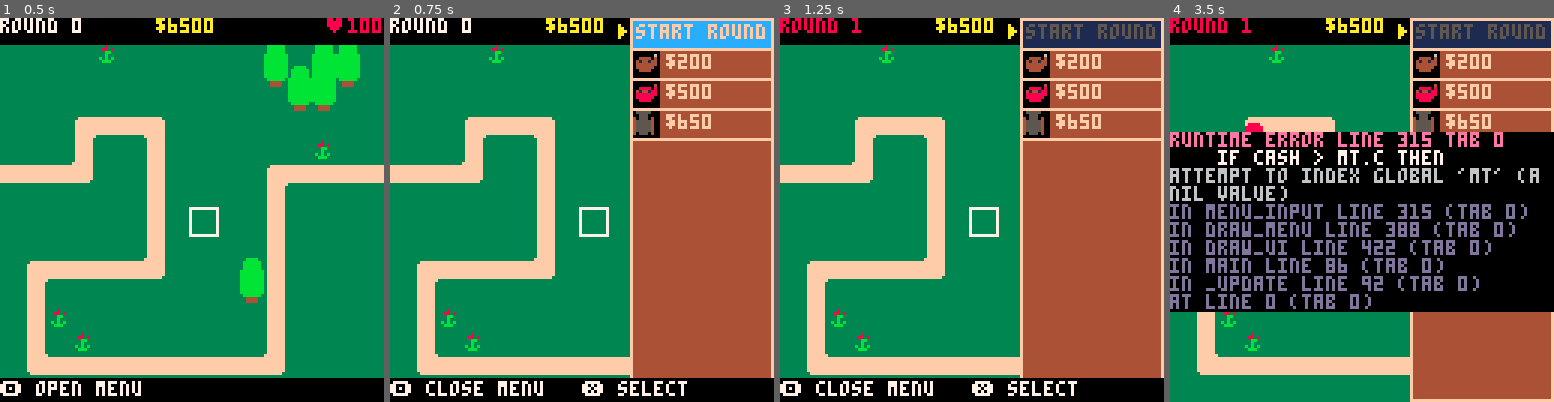
Above: before the commit, frames 1-4 (left to right).
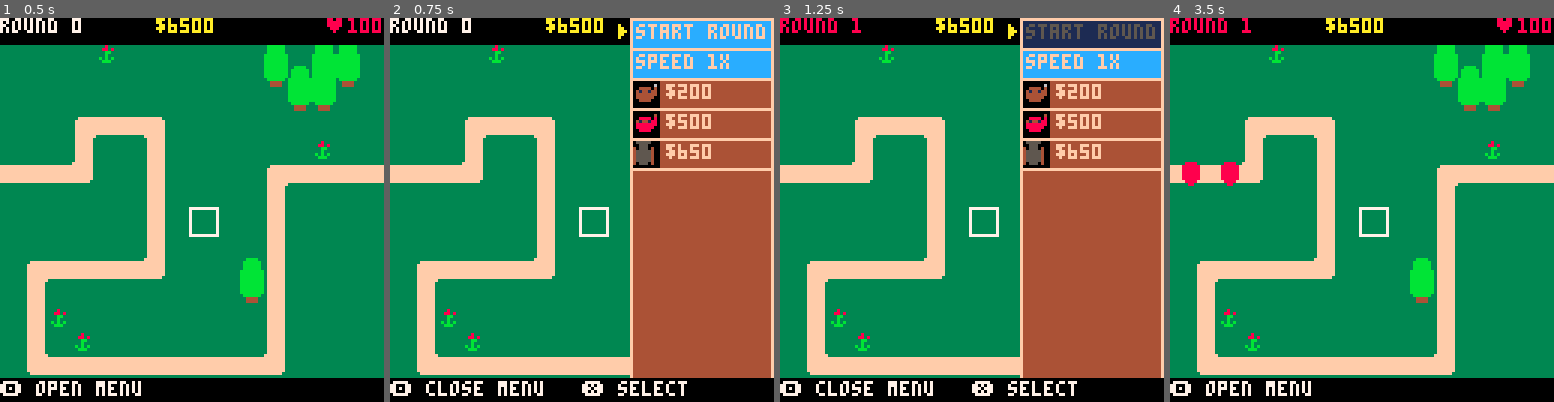
Above: after the commit, the same moments.

Repository: ingobeans/btd64
Game: PICO-8 cartridge btd64.p8
Two runs of this game, one before a commit and one after it. Both use one fixed random seed, a clock stepped at 60 frames per second and the inputs below.
Inputs:
- Up to frame 1 (0.5 s): tap X (X key) at 0.33 s
- Up to frame 2 (0.75 s): tap O (Z key) at 0.7 s
- Up to frame 3 (1.25 s): tap X (X key) at 1.07 s
- Up to frame 4 (3.5 s): hold Right 1.6-2.1 s; tap O (Z key) every 0.4 s from 1.7 to 3.3 s; tap X (X key) at 1.85, 2.97 s; hold Up 2.15-2.42 s; hold Right 2.47-3.03 s; hold Left from 3.08 s (still down)

Frame 1 is identical in both runs. In frame 2, 3.9% of the frame differs, in the area x 63-100%, y 8-40%; in frame 3, 3.9%; in frame 4, 71%, in the area x 0-100%, y 0-100%.
Error before the commit: runtime error line 315 tab 0; if cash > mt.c then; attempt to index global 'mt' (a nil value)

Commit message:
better sprite drawing and proj visuals

Diff:
--- a/btd64.p8
+++ b/btd64.p8
@@ -40,7 +40,7 @@
 spawn_index = 0
 spawn_timer = 0
 
-gspd = 2
+gspd = 1
 
 entered_menu = false
 
@@ -297,7 +297,7 @@
 	end
 	mx = 2
 	if in_menu == 0 then
-		mx = #monkey_types
+		mx = #monkey_types+1
 	end
 	if menu_crsr < 0 then
 		menu_crsr = 0
@@ -310,14 +310,21 @@
 	mv_menu_crsr()
 	if in_menu == 0 then
 		if btnp(❎) then
-			if menu_crsr == 0
-						and not playing then
-				start_round()
+			if menu_crsr == 0 then
+				if not playing then
+					start_round()
+				end
+			elseif menu_crsr == 1 then
+				if gspd == 1 then
+					gspd = 3
+				else
+					gspd = 1
+				end
 			else
-				mt = monkey_types[menu_crsr]
+				mt = monkey_types[menu_crsr-1]
 				if cash > mt.c then
 					in_menu = -1
-					placing = menu_crsr
+					placing = menu_crsr-1
 				end
 			end
 	 end
@@ -362,12 +369,14 @@
 			rectfill(129-w,1,126,10,1)
 			print("start round",130-w,2,5)
 		end
+		rectborder(128-w,10,127,20,12,15)
+		print("speed "..gspd.."x",130-w,12,15)
 		--draw monkey buttons
 		for k,v in pairs(monkey_types) do
-			rectfill(128-w,k*10,128-w+9,10+k*10,0)
-			rect(128-w,k*10,127,10+k*10,15)
-			draw_base_monkey(k,{129-w,k*10+1})
-			print("$"..v.c,128-w+12,k*10+2,15)
+			rectfill(128-w,k*10+10,128-w+9,20+k*10,0)
+			rect(128-w,k*10+10,127,20+k*10,15)
+			draw_base_monkey(k,{129-w,k*10+11})
+			print("$"..v.c,128-w+12,k*10+12,15)
 		end
 		spr(64,128-w-8,menu_crsr*10)
 	else
@@ -458,7 +467,9 @@
 		ps=4,
 		pp=1,
 		pr=1,
+		pdf=dp_dart,
 		pl=10,
+		pvr=1,
 		l=false,
 		cer=false,
 		adc=0,
@@ -531,16 +542,45 @@
 		ad=18,
 		pr=2,
 		ps=6,
+		pdf=dp_shuriken,
 		r=2.9,
 		cmo=true
 	})
 	bomb_shtr = new_mk({
+		cs={
+			{{8,5},{9,5}},
+			{{9,5}},
+			{{9,8}},
+			{}
+		},
+		u1={
+			{200,77,function (this)
+				this.r += 0.3
+				this.ccs=max(2,this.ccs)
+			end}
+		},
+		u2={
+			{400,93,function (this)
+				this.pvr = 2
+				this.pp = 2
+				this.ccs=max(2,this.ccs)
+			end},
+			{400,94,function (this)
+				this.pvr = 3
+				this.pp = 4
+				this.r += 0.3
+				this.ad -= 0.4
+				this.ps += 3
+				this.ccs=4
+				this.i = 5
+			end}
+		},
 		i=4,
 		c=650,
-		ad=50,
-		pr=1,
-		ps=10,
-		r=6
+		ad=42,
+		ps=2,
+		pdf=dp_bomb,
+		r=3
 	})
 	monkey_types = {dart,ninja,bomb_shtr}
 end
@@ -622,12 +661,7 @@
 			spwn_proj(
 				{x,y},
 				{mx,my},
-				this.ps,
-				this.pl,
-				this.pr,
-				this.pp,
-				this.l,
-				this.c
+				this
 			)
 		end
 	end
@@ -638,32 +672,26 @@
 --{x,y},{mx,my},ps,pl,pr,pp,lead,cer,lifec,popc
 proj = {}
 
-function spwn_proj(pos,mv,spd,lifetime,prc,popp,lead,cer)
-	add(proj,{
-			pos,
-			mv,
-			spd,
-			lifetime,
-			prc,
-			popp,
-			lead,
-			cer,
-			0,
-			0
-		})
+function spwn_proj(pos,mv,mk)
+	p = copy(mk)
+	p.p = pos
+	p.mv = mv
+	p.plc = 0
+	p.prc = 0
+	add(proj,p)
 end
 
 function update_proj()
 	for k,v in pairs(proj) do
-		v[9] += gspd
-		if v[9] >= v[4] then
+		v.plc += gspd
+		if v.plc >= v.pl then
 			del(proj,v)
 		else
-			tmx = v[2][1]*v[3]*gspd
-			tmy = v[2][2]*v[3]*gspd
+			tmx = v.mv[1]*v.ps*gspd
+			tmy = v.mv[2]*v.ps*gspd
 
 			--split the movement of proj
-			--to chunks smaller than 5px
+			--to chunks smaller than 5 px
 			--for a consistent collision
 			--detection
 			max_gap = 7
@@ -676,52 +704,83 @@
     add(ttmy, tmy/mxs)
 			end
 
-			dead = false
 			for k,csmx in pairs(ttmx) do
 				csmy = ttmy[k]
-				v[1][1] += csmx
-				v[1][2] += csmy
-				b,dx,dy,d,bi = bloon_near(v[1],4,0)
+				v.p[1] += csmx
+				v.p[2] += csmy
+				b,dx,dy,d,bi = bloon_near(v.p,4,0)
 				if b != 0 then
 					cash += 1
-					pop_bloon(bi, v[6])
-
-					v[10] += 1
-					if v[10] == v[5] then
+					pop_bloon(bi, v.pp)
+
+					v.prc += 1
+					if v.prc == v.pr then
 						del(proj,v)
 						break
 					end
 				end
 			end
-			circ(v[1][1],v[1][2],1,0)
-		end
-	end
+			v.pdf(v)
+		end
+	end
+end
+
+function dp_dart(p)
+	line(p.p[1],p.p[2],p.p[1]+p.mv[1]*2,p.p[2]+p.mv[2]*2,0)
+end
+
+function dp_bomb(p)
+	if p.pvr == 1 then
+		circfill(p.p[1],p.p[2],1,0)
+	elseif p.pvr == 2 then
+		circfill(p.p[1],p.p[2],2,0)
+	elseif p.pvr == 3 then
+		l = 3
+		sx = p.p[1]
+		ex = sx+p.mv[1]*l
+		sy = p.p[2]
+		ey = sy+p.mv[2]*l
+		line(sx,sy,ex,ey,6)
+		pset(ex,ey,8)
+	end
+end
+
+function dp_shuriken(p)
+	circ(p.p[1],p.p[2],1,0)
 end
 -->8
 --functions
 
 
 function spr_r(s,x,y,a,w,h)
- sw=(w or 1)*8
- sh=(h or 1)*8
- sx=(s%8)*8
- sy=flr(s/8)*8
- x0=flr(0.5*sw)
- y0=flr(0.5*sh)
- a=a/360
- sa=sin(a)
- ca=cos(a)
- for ix=0,sw-1 do
-  for iy=0,sh-1 do
-   dx=ix-x0
-   dy=iy-y0
-   xx=flr(dx*ca-dy*sa+x0)
-   yy=flr(dx*sa+dy*ca+y0)
-   if (xx>=0 and xx<sw and yy>=0 and yy<=sh) then
-    pset(x+ix,y+iy,sget(sx+xx,sy+yy))
-   end
-  end
- end
+	rspr(flr(s%16)+1,flr(s/16)+1,x,y,a,8)
+end
+local rspr_clear_col=14
+function rspr(sx,sy,x,y,a,w)
+	local ca,sa=cos(a),sin(a)
+	local srcx,srcy,addr,pixel_pair
+	local ddx0,ddy0=ca,sa
+	local mask=shl(0xfff8,(w-1))
+	w*=4
+	ca*=w-0.5
+	sa*=w-0.5
+	local dx0,dy0=sa-ca+w,-ca-sa+w
+	w=2*w-1
+	for ix=0,w do
+		srcx,srcy=dx0,dy0
+		for iy=0,w do
+			if band(bor(srcx,srcy),mask)==0 then
+				local c=sget(sx+srcx,sy+srcy)
+				sset(x+ix,y+iy,c)
+			else
+				sset(x+ix,y+iy,rspr_clear_col)
+			end
+			srcx-=ddy0
+			srcy+=ddx0
+		end
+		dx0+=ddx0
+		dy0+=ddy0
+	end
 end
 
 function copy(org)
Not shown, changed: 30 lines of the sprite sheet (__gfx__) section of btd64.p8
